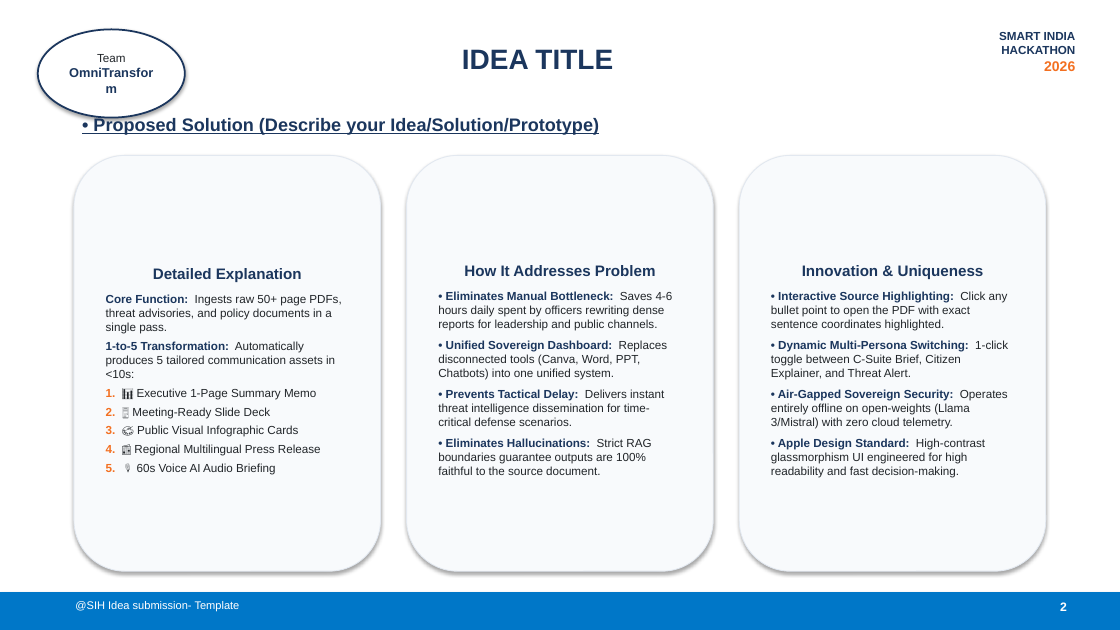
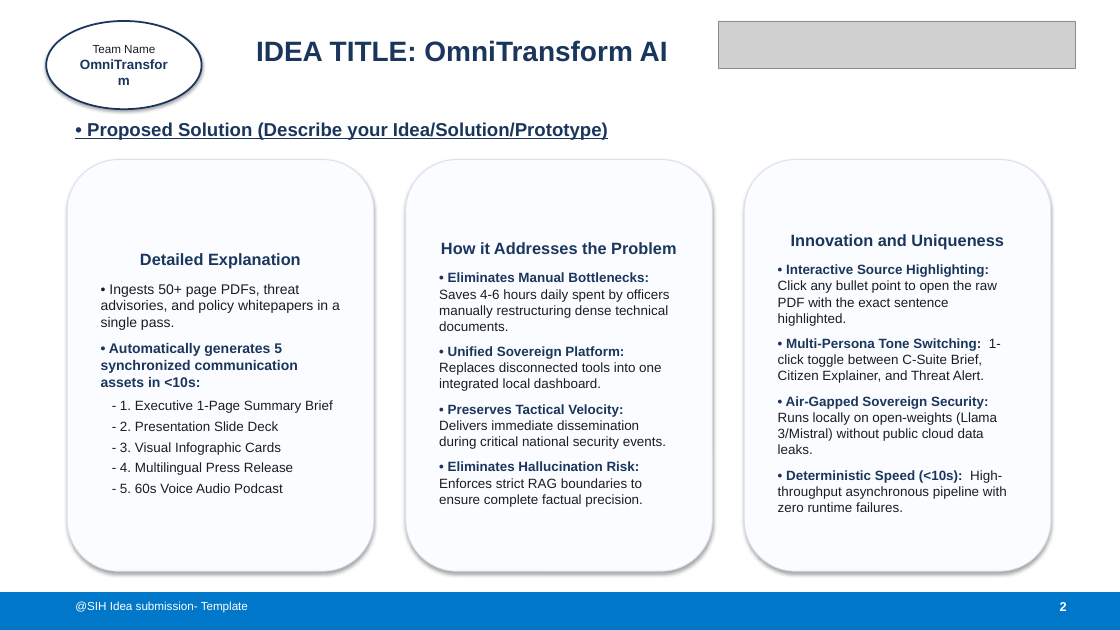
Before and after one commit to hrlpavan/sih-2026-media-problem-statements, a slide deck: slide 2 of SIH2026_Idea_Presentation_PS26154.pptx. Drawn at 1120x630 pixels with LibreOffice and Linux fonts; fonts in the diff are those of the drawing; grey boxes stand for pictures. Boxes give left, top, right and bottom in pixels: in the first picture for what was removed or moved away, otherwise in the second. Text is boxed around its words. In the diff, an @@ line names an element or a change of style, - is before the commit and + after.

Commit message:
Update official SIH 2026 presentation with official banner image, large readable typography, and strict zero-emoji formatting

```diff
--- a/SIH2026_Idea_Presentation_PS26154.pptx
+++ b/SIH2026_Idea_Presentation_PS26154.pptx
@@ ellipse "Team Name" resized from (x1=38, y1=29, x2=185, y2=118) to (x1=46, y1=21, x2=202, y2=109) @@
@@ picture added at (x1=718, y1=21, x2=1075, y2=68) @@
@@ text in ellipse at (x1=93, y1=45, x2=155, y2=53): text changed; text colour #212529 to #191E24 @@
-Team
+Team Name
@@ text at (x1=256, y1=41, x2=668, y2=61): text changed @@
-IDEA TITLE
+IDEA TITLE: OmniTransform AI
@@ text in ellipse at (x1=424, y1=40, x2=632, y2=62): size 11 to 11.5 pt in "OmniTransform" @@
@@ text removed at (x1=999, y1=32, x2=1076, y2=71) @@
-SMART INDIA
-HACKATHON
-2026
@@ text "• Proposed Solution (Describe your ..." at (x1=87, y1=122, x2=608, y2=140): size 15.5 to 16 pt @@
@@ rounded rectangle "Detailed Explanation" resized from (x1=74, y1=155, x2=381, y2=571) to (x1=67, y1=160, x2=374, y2=571) @@
@@ fill #F8FAFC to #FAFCFF; outline #E2E8F0 0.75 pt to #D7E1EE 0.75 pt in 3 elements at (x1=67, y1=160, x2=374, y2=571), (x1=744, y1=160, x2=1051, y2=571), (x1=406, y1=160, x2=712, y2=571) @@
@@ rounded rectangle "How it Addresses the Problem" resized from (x1=407, y1=155, x2=713, y2=571) to (x1=406, y1=160, x2=712, y2=571) @@
@@ rounded rectangle "Innovation and Uniqueness" resized from (x1=739, y1=155, x2=1046, y2=571) to (x1=744, y1=160, x2=1051, y2=571) @@
@@ text in rounded rectangle at (x1=778, y1=234, x2=1007, y2=512): text changed; size 10 to 11.5 pt; text colour #212529 to #191E24 @@
-Innovation & Uniqueness
-• Interactive Source Highlighting: Click any bullet point to open the PDF with exact sentence coordinates highlighted.
-• Dynamic Multi-Persona Switching: 1-click toggle between C-Suite Brief, Citizen Explainer, and Threat Alert.
-• Air-Gapped Sovereign Security: Operates entirely offline on open-weights (Llama 3/Mistral) with zero cloud telemetry.
-• Apple Design Standard: High-contrast glassmorphism UI engineered for high readability and fast decision-making.
+Innovation and Uniqueness
+• Interactive Source Highlighting: Click any bullet point to open the raw PDF with the exact sentence highlighted.
+• Multi-Persona Tone Switching: 1-click toggle between C-Suite Brief, Citizen Explainer, and Threat Alert.
+• Air-Gapped Sovereign Security: Runs locally on open-weights (Llama 3/Mistral) without public cloud data leaks.
+• Deterministic Speed (<10s): High-throughput asynchronous pipeline with zero runtime failures.
@@ text in rounded rectangle at (x1=140, y1=253, x2=301, y2=268): size 13 to 14 pt in "Detailed Explanation"; more space between paragraphs @@
@@ text in rounded rectangle at (x1=439, y1=242, x2=676, y2=507): text changed; size 10 to 11.5 pt; text colour #212529 to #191E24 @@
-How It Addresses Problem
-• Eliminates Manual Bottleneck: Saves 4-6 hours daily spent by officers rewriting dense reports for leadership and public channels.
-• Unified Sovereign Dashboard: Replaces disconnected tools (Canva, Word, PPT, Chatbots) into one unified system.
-• Prevents Tactical Delay: Delivers instant threat intelligence dissemination for time-critical defense scenarios.
-• Eliminates Hallucinations: Strict RAG boundaries guarantee outputs are 100% faithful to the source document.
+How it Addresses the Problem
+• Eliminates Manual Bottlenecks: Saves 4-6 hours daily spent by officers manually restructuring dense technical documents.
+• Unified Sovereign Platform: Replaces disconnected tools into one integrated local dashboard.
+• Preserves Tactical Velocity: Delivers immediate dissemination during critical national security events.
+• Eliminates Hallucination Risk: Enforces strict RAG boundaries to ensure complete factual precision.
@@ text in rounded rectangle at (x1=101, y1=284, x2=340, y2=493): text changed; size 10 to 12 pt; text colour #212529 to #191E24 @@
-Core Function: Ingests raw 50+ page PDFs, threat advisories, and policy documents in a single pass.
-1-to-5 Transformation: Automatically produces 5 tailored communication assets in <10s:
-1. 📊 Executive 1-Page Summary Memo
-2. 🖥️ Meeting-Ready Slide Deck
-3. 🎨 Public Visual Infographic Cards
-4. 📰 Regional Multilingual Press Release
-5. 🎙️ 60s Voice AI Audio Briefing
+• Ingests 50+ page PDFs, threat advisories, and policy whitepapers in a single pass.
+• Automatically generates 5 synchronized communication assets in <10s:
+- 1. Executive 1-Page Summary Brief
+- 2. Presentation Slide Deck
+- 3. Visual Infographic Cards
+- 4. Multilingual Press Release
+- 5. 60s Voice Audio Podcast
@@ text "@SIH Idea submission- Template" at (x1=75, y1=601, x2=248, y2=613): size 9.5 to 10 pt @@
```
Also in this commit, not shown: 5 other slides changed, 2 other files.
